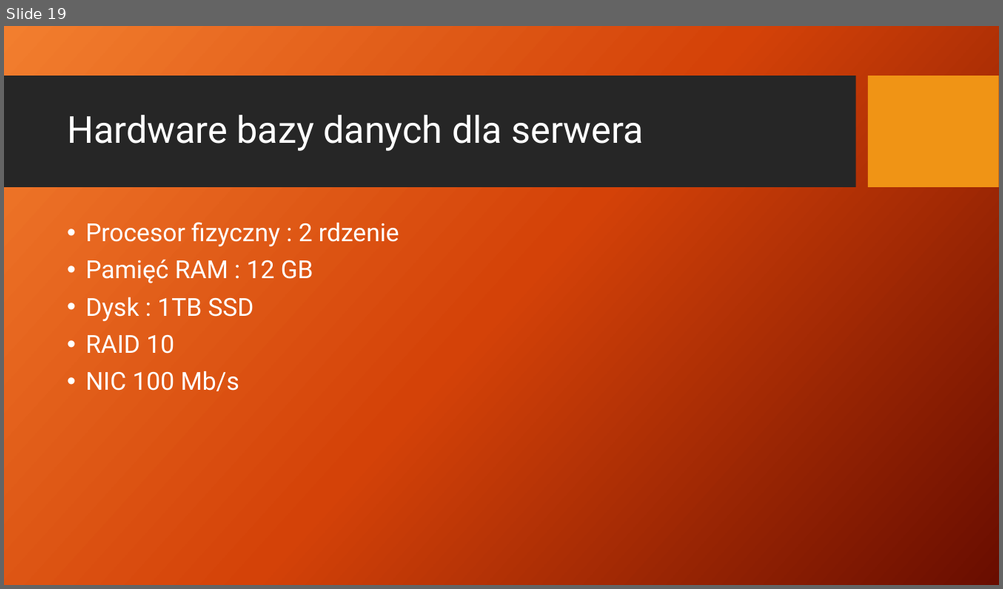
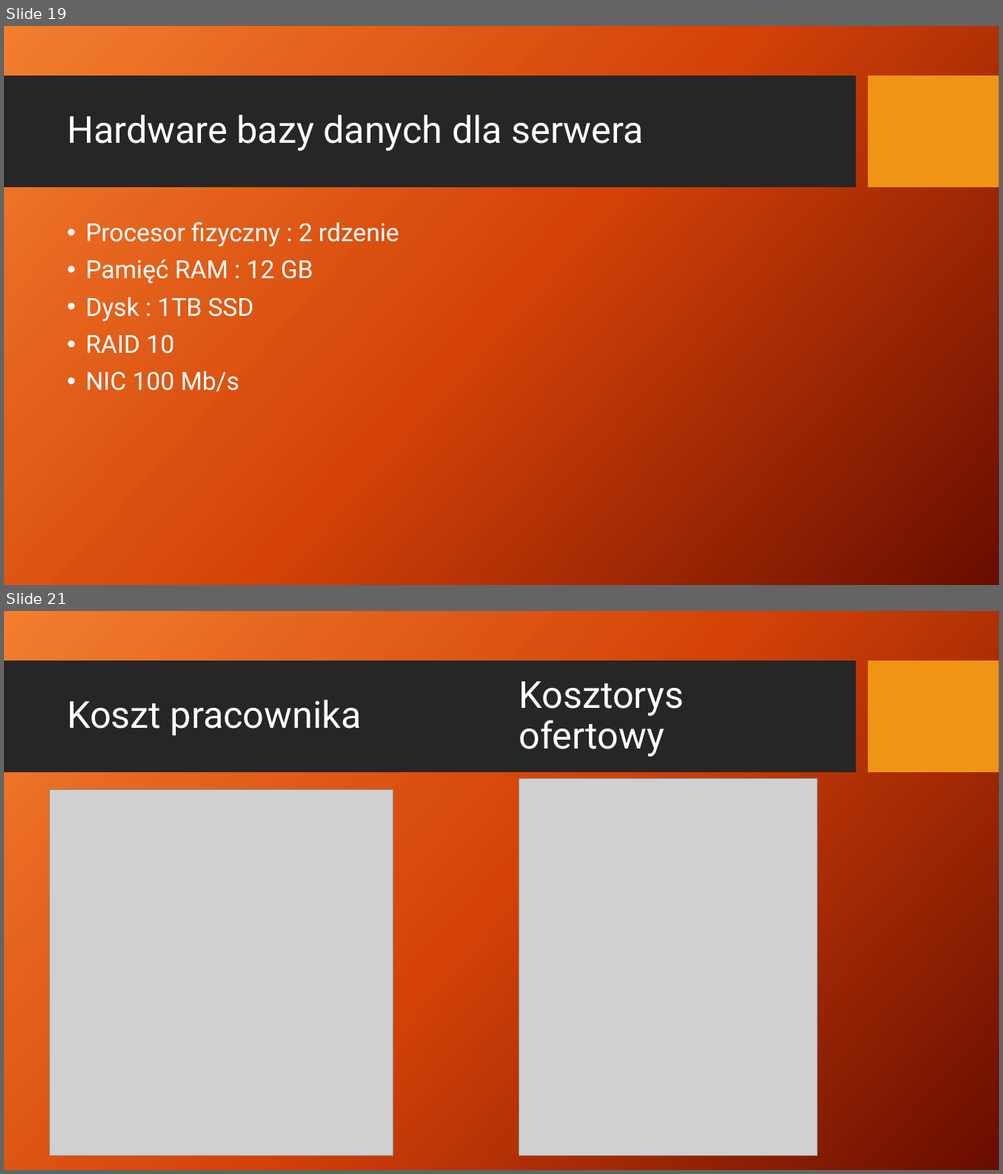
Before and after one commit to rudnickirobert/KWZP2021, a slide deck: Prezentacja.pptx. Shown one above the other, each under a label of ours: slide 19 before the commit, slides 19 and 21 after it; the slides between them are not shown. The pictures are 1003x589 and 1003x1174 pixels, drawn with LibreOffice and Linux fonts; fonts in the diff are those of the drawing; grey boxes stand for pictures; background and template pictures are left out. Boxes give left, top, right and bottom in pixels: in the first picture for what was removed or moved away, otherwise in the second. Text is boxed around its words. In the diff, an @@ line names an element or a change of style, - is before the commit and + after.

```diff
--- a/Prezentacja.pptx
+++ b/Prezentacja.pptx
@@ slide 21 added at box(4, 611, 999, 1170), background picture (left out); not listed: 2 template elements that a slide beside it also shows @@
@@ text added at box(518, 681, 683, 757), 36 pt, text #FFFFFF @@
+Kosztorys ofertowy
@@ title added at box(67, 700, 361, 736), 36 pt, text #FFFFFF @@
+Koszt pracownika
@@ picture added at box(519, 778, 817, 1156) @@
@@ picture added at box(50, 789, 393, 1156) @@
```
Also in this commit, not shown: 3 other slides added.
